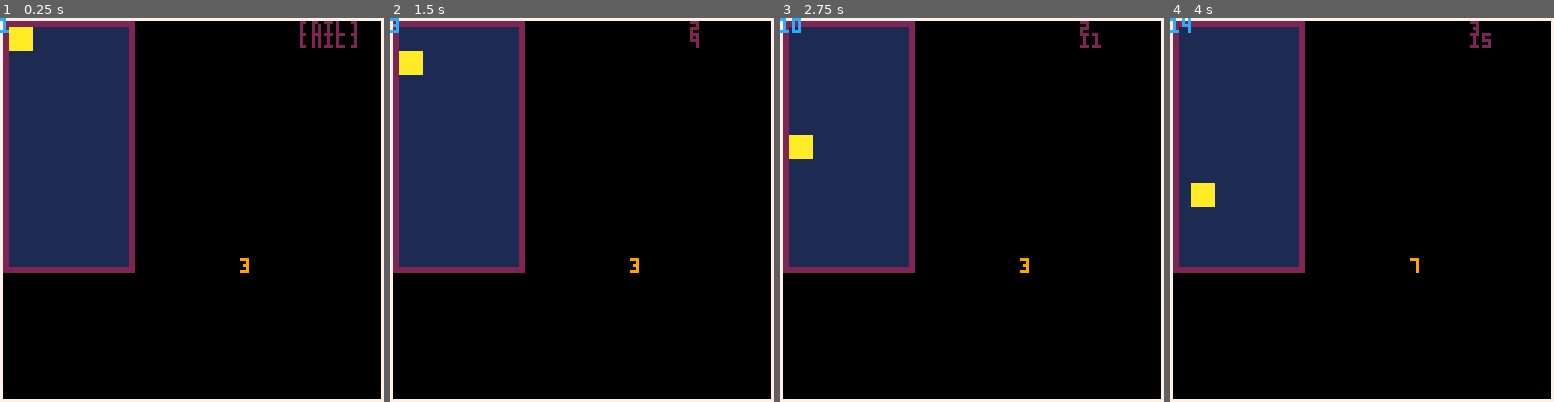
Above: before the commit, frames 1-4 (left to right).
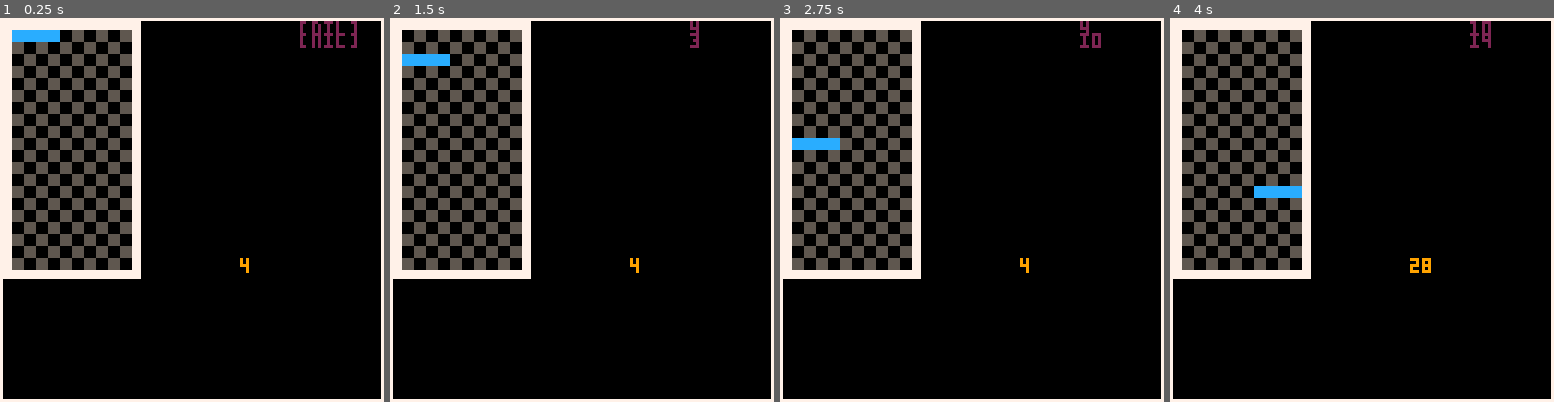
Above: after the commit, the same moments.

Repository: ayanamee/bistro8
Game: PICO-8 cartridge tetris/tetris.p8
Two runs of this game, one before a commit and one after it. Both use one fixed random seed, a clock stepped at 60 frames per second and the inputs below.
Inputs:
- Up to frame 1 (0.25 s): no input
- Up to frame 2 (1.5 s): tap O (Z key) at 0.33, 0.7, 1.43 s; tap X (X key) at 1.07 s
- Up to frame 3 (2.75 s): hold Left 1.97-2.37 s; tap X (X key) at 2.07, 2.4, 2.73 s; tap O (Z key) at 2.22 s; hold Down from 2.42 s (still down)
- Up to frame 4 (4 s): release Down at 2.82 s; hold Right 2.87-3.53 s; tap X (X key) at 3.07, 3.4, 3.73 s; tap O (Z key) at 3.1, 3.98 s; hold Up from 3.58 s (still down)

The runs differ from the first frame. In frame 1, 24% of the frame differs, in the area x 0-65%, y 0-68%; in frame 2, 24%; in frame 3, 24%; in frame 4, 24%, in the area x 0-84%, y 0-68%.

Commit message:
[Tetris] - Working on Collisions and Clearing Rows
Collisions fixed for S and Z pieces
Working on Clearing Rows

Diff:
--- a/tetris/tetris.p8
+++ b/tetris/tetris.p8
@@ -7,10 +7,10 @@
 
 function _init()
     pokes()
-
+			 --	music(0,1000)
     init_board()
     init_tetrominoes()
-    current_tet = pop_tetromino(tet_list)
+    current_tet = pop_tet(tet_list)
     running = 1
 end
 
@@ -18,6 +18,7 @@
     if running then
         player_input()
         current_tet:gravity(g_force,y0+h)
+        update_board()
     end
     --current_tet.y = current_tet.y%(by0+2*thickness+h)
 end
@@ -25,9 +26,9 @@
 function _draw()
     cls()
     if running then
-        draw_borders(thickness,2)
+        draw_borders(thickness,7)
         draw_board()
-        draw_dead_tets()
+        --draw_dead_tets()
         current_tet:draw()
         print(current_tet.x,80,80,9)
         print(a,100,1,2)
@@ -48,22 +49,35 @@
 
 	if btn(⬇️) then
         g_force=high_g
+        if btnp(⬆️) then
+            --up
+        end
+
+        if btn(➡️) then current_tet:move_right(4, 40) end
+        if btn(⬅️) then current_tet:move_left(-4,-10) end
+        if btnp(4) then
+            --z
+        end
+        if btnp(5) then
+            --x
+        end
     else
         g_force=default_g_force
+        if btnp(⬆️) then
+            --up
+        end
+
+        if btn(➡️) then current_tet:move_right(4, 40) end
+        if btn(⬅️) then current_tet:move_left(-4,-10) end
+        if btnp(4) then
+            --z
+        end
+        if btnp(5) then
+            --x
+        end
     end
 
-	if btnp(⬆️) then
-		--up
-    end
 
-	if btnp(➡️) then current_tet:move_right(4, 40) end
-	if btnp(⬅️) then current_tet:move_left(-4,-10) end
-	if btnp(4) then
-        --z
-    end
-	if btnp(5) then
-		--x
-	end
 
 end
 
--- a/tetris/tetrislib.lua
+++ b/tetris/tetrislib.lua
@@ -2,7 +2,7 @@
 --board variables
 h = 20*4
 w = 10*4
-thickness=2
+thickness=3
 bx0= 1
 by0= 1
 x0= bx0+thickness
@@ -25,7 +25,7 @@
 
 board = {}
 
-Tetromino = {sprite = 0, shape={}, x=x0, y=y0, idx=1, idy=1, name='', flipx=false, flipy=false, alive=1}
+Tetromino = {sprite = 0, shape={}, x=x0, y=y0, idx=1, idy=1, name='', flipx=false, flipy=false, alive=1, color=0}
 Tetromino.__index = Tetromino
 
 
@@ -33,16 +33,23 @@
     for i=1, 20 do
         board[i]={}
         for j=1, 10 do
-            board[i][j] = {full = 0, x=x0+4*(j-1),y=y0+4*(i-1)}
+            board[i][j] = {full = 0, x=x0+4*(j-1),y=y0+4*(i-1), color = 0}
         end
     end
 end
 
 function draw_board()
+    local c = 0
     for i=1, 20 do
         for j=1, 10 do
-            --rectfill(board[i][j].x, board[i][j].y, board[i][j].x+3, 3+board[i][j].y,  5+ (i+j)%2)
-            rectfill(board[i][j].x, board[i][j].y, board[i][j].x+3, 3+board[i][j].y, 1+ board[i][j].full)
+            if board[i][j].full == 1 then
+                c = board[i][j].color
+            else
+                c =0 + ((i+j)%2)*5
+            end
+
+            rectfill(board[i][j].x, board[i][j].y, board[i][j].x+3, 3+board[i][j].y,  c)
+            --rectfill(board[i][j].x, board[i][j].y, board[i][j].x+3, 3+board[i][j].y, 1+ board[i][j].full)
 
         end
     end
@@ -63,33 +70,64 @@
     return o
 end
 
+function Tetromino:new_I()
+    local I = Tetromino:new({name = "I", sprite = 9,
+    shape={ {1,1}, {1,2}, {1,3}, {1,4} }, color=12})
+    return I
+end
+
+function Tetromino:new_O()
+    O = Tetromino:new({name = "O", sprite = 3,
+    shape={ {1,1}, {1,2}, {2,1}, {2,2} }, color=10})
+    return O
+end
+
+function Tetromino:new_J()
+    J = Tetromino:new({name = "J", sprite = 5,
+    shape={ {1,1}, {2,1}, {2,2}, {2,3} }, color=1})
+    return J
+end
+
+function Tetromino:new_L()
+    L = Tetromino:new({name = "L", sprite = 7,
+    shape={ {1,3}, {2,1}, {2,2}, {2,3} }, color=9})
+    return L
+end
+
+function Tetromino:new_S()
+    S = Tetromino:new({name = "S", sprite = 11,
+    shape={ {1,2}, {1,3}, {2,1}, {2,2} }, color=11})
+    return S
+end
+
+function Tetromino:new_Z()
+    Z = Tetromino:new({name = "Z", sprite = 13,
+    shape={ {1,1}, {1,2}, {2,2}, {2,3} }, color=8})
+    return Z
+end
+
+function Tetromino:new_T()
+    T = Tetromino:new({name = "T", sprite = 1,
+    shape={ {1,2}, {2,1}, {2,2}, {2,3} }, color=14})
+    return T
+end
+
+
+
 function init_tetrominoes()
 
     Tetromino.__index = Tetromino
 
-    I = Tetromino:new({name = "I", sprite = 9,
-    shape={ {1,1}, {1,2}, {1,3}, {1,4}  }})
-
-    O = Tetromino:new({name = "O", sprite = 3,
-    shape={ {1,1}, {1,2}, {2,1}, {2,2} }})
-
-    J = Tetromino:new({name = "J", sprite = 5,
-    shape={ {1,1}, {2,1}, {2,2}, {2,3} }})
-
-    L = Tetromino:new({name = "L", sprite = 7,
-    shape={ {1,3}, {2,1}, {2,2}, {2,3} }})
-
-    S = Tetromino:new({name = "S", sprite = 13,
-    shape={ {1,2}, {1,3}, {2,1}, {2,2} }})
-
-    Z = Tetromino:new({name = "Z", sprite = 11,
-    shape={ {1,1}, {1,2}, {2,2}, {2,3} }})
-
-    T = Tetromino:new({name = "T", sprite = 1,
-    shape={ {1,2}, {2,1}, {2,2}, {2,3} }})
-
-
-    tet_list = {index=1, I, O, J, L, S, Z, T}
+
+
+    tet_list = {index=2, count=7}
+
+    insert_tet(tet_list)
+    insert_tet(tet_list)
+    insert_tet(tet_list)
+    insert_tet(tet_list)
+
+
     dead_tets = {}
 end
 
@@ -101,7 +139,13 @@
 function Tetromino:draw()
     --spr(self.sprite, self.x, self.y, 2, 2, self.flipx , self.flipy)
     spr(self.sprite, self.x, board[self.idy][self.idx].y, 2, 2, self.flipx , self.flipy)
-    print(self.idy, 0,0, 12)
+    -- for i=1, 4 do
+    --     a = self.shape[i][2] - 1 + self.x
+    --     b = self.shape[i][1] - 1 + board[self.idy][self.idx].y
+
+    --     pset(a,b, 15)
+    -- end
+
 end
 
 function Tetromino:move(amount, left_bound, right_bound)
@@ -141,9 +185,9 @@
     if self.alive==1 then
         gravity_buffer+=force
         if(gravity_buffer>30) then
-            if self.idy == 19 or self:check_collision(self.idx, self.idy+1) then
+            if self.idy == 20 or self:check_collision(self.idx, self.idy+1) then
                 self:kill_tet()
-                current_tet=pop_tetromino(tet_list)
+                current_tet=pop_tet(tet_list)
             else
                 self.idy +=1
                 gravity_buffer=0
@@ -153,17 +197,37 @@
 end
 
 function Tetromino:kill_tet()
-    self.alive =0
+    self.alive = 0
     add(dead_tets, self)
     for i=1, 4 do
         local a = self.shape[i][2] + self.idx - 1
         local b = self.shape[i][1] + self.idy - 1
         board[b][a].full = 1
-    end
-end
-
-
-function pop_tetromino(tet_list)
+        board[b][a].color = self.color
+    end
+end
+
+function insert_tet(tet_list) --inserts a new random tetromino at tet_list[index]
+
+    local index = tet_list.count + 2
+    local rd = flr(rnd(2))
+    local t
+
+    if rd == 0 then t = Tetromino:new_I()
+    elseif rd == 1 then t = Tetromino:new_O()
+    elseif rd == 2 then t = Tetromino:new_J()
+    elseif rd == 3 then t = Tetromino:new_L()
+    elseif rd == 4 then t = Tetromino:new_S()
+    elseif rd == 5 then t = Tetromino:new_Z()
+    elseif rd == 6 then t = Tetromino:new_T() end
+
+    add(tet_list, t)
+    tet_list.count +=1
+end
+
+
+function pop_tet(tet_list)  -- inserts + pops a tet from the list
+    insert_tet(tet_list)
     if tet_list[tet_list.index]!=0 then
         tet_list.index+=1
         var = tet_list[tet_list.index]
@@ -192,16 +256,24 @@
 
 end
 
+function clear_row(row)
+
+    for j=1, 10 do
+        board[row][j].full = board[row-1][j].full
+        board[row][j].color= board[row-1][j].color
+    end
+end
+
 function update_board()
-
     for i=1, 20 do
+        local aux = 0
         for j=1, 10 do
-            local x = board[i][j].x
-            local y = board[i][j].y
-            c = pget(x,y)
-            if c != 0 and board[i][j].full !=2 then
-                board[i][j].full = 1
-            end
+            if board[i][j].full == 1 then
+                aux+=1
+            end
+        end
+        if aux == 10 then
+            clear_row(10)
         end
     end
 
Not shown, changed: the sound effects (__sfx__) section of tetris/tetris.p8
